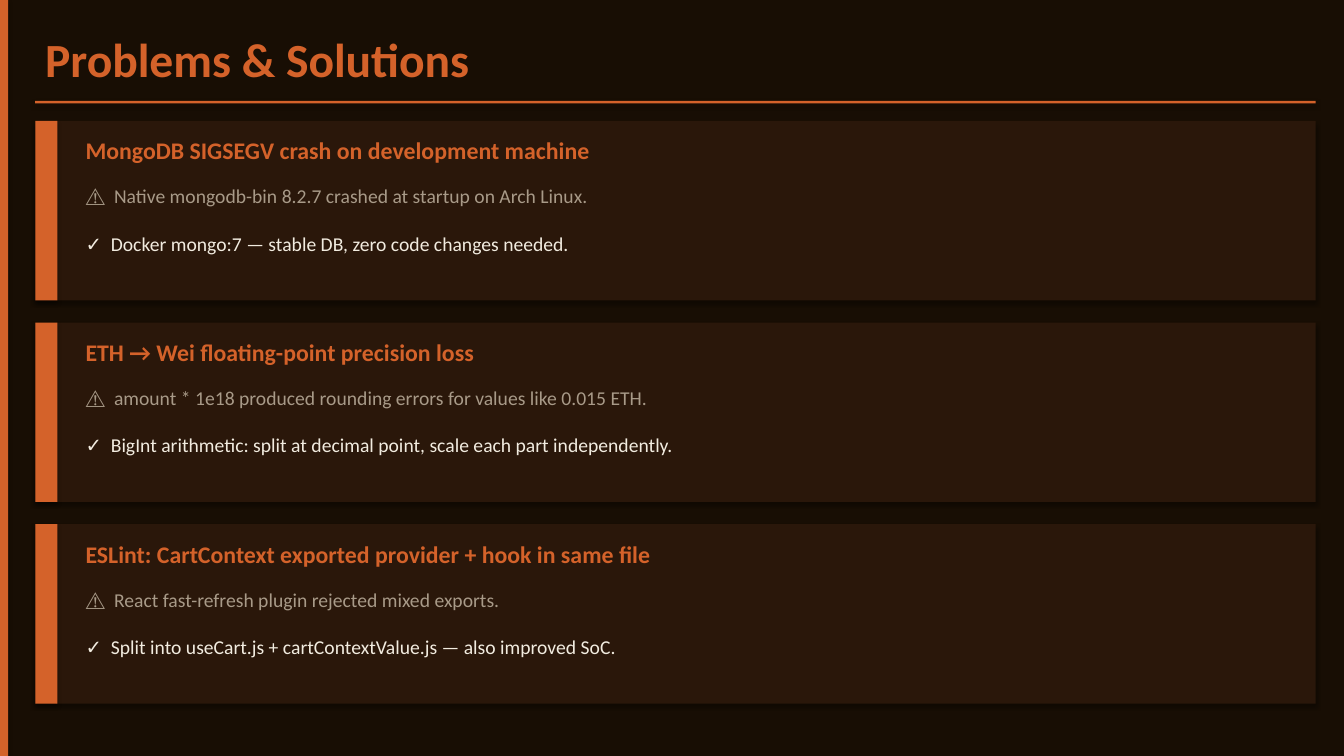
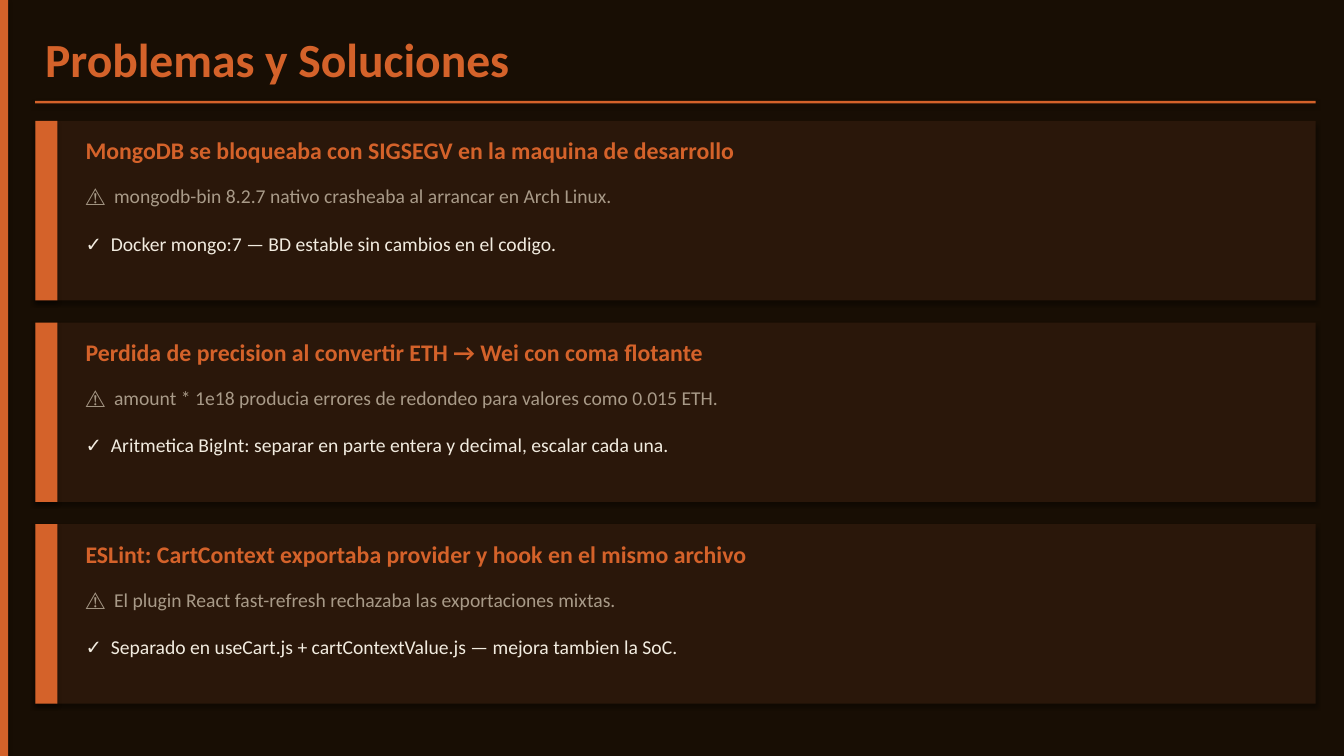
Before and after one commit to Castor909/projecte-intermodular, a slide deck: slide 9 of docs/VinylEth_Presentation.pptx. Drawn at 1344x756 pixels with LibreOffice and Linux fonts; fonts in the diff are those of the drawing. Boxes give left, top, right and bottom in pixels: in the first picture for what was removed or moved away, otherwise in the second. Text is boxed around its words. In the diff, an @@ line names an element or a change of style, - is before the commit and + after.

Commit message:
fix: update presentation text to Spanish for final project report

```diff
--- a/docs/VinylEth_Presentation.pptx
+++ b/docs/VinylEth_Presentation.pptx
@@ text at (x1=45, y1=43, x2=509, y2=85): text changed @@
-Problems & Solutions
+Problemas y Soluciones
@@ text at (x1=86, y1=142, x2=734, y2=163): text changed @@
-MongoDB SIGSEGV crash on development machine
+MongoDB se bloqueaba con SIGSEGV en la maquina de desarrollo
@@ text at (x1=114, y1=189, x2=612, y2=207): text changed @@
-⚠ Native mongodb-bin 8.2.7 crashed at startup on Arch Linux.
+⚠ mongodb-bin 8.2.7 nativo crasheaba al arrancar en Arch Linux.
@@ text at (x1=111, y1=237, x2=556, y2=255): text changed @@
-✓ Docker mongo:7 — stable DB, zero code changes needed.
+✓ Docker mongo:7 — BD estable sin cambios en el codigo.
@@ text at (x1=86, y1=344, x2=702, y2=365): text changed @@
-ETH → Wei floating-point precision loss
+Perdida de precision al convertir ETH → Wei con coma flotante
@@ text at (x1=114, y1=391, x2=718, y2=408): text changed @@
-⚠ amount * 1e18 produced rounding errors for values like 0.015 ETH.
+⚠ amount * 1e18 producia errores de redondeo para valores como 0.015 ETH.
@@ text at (x1=111, y1=438, x2=668, y2=456): text changed @@
-✓ BigInt arithmetic: split at decimal point, scale each part independently.
+✓ Aritmetica BigInt: separar en parte entera y decimal, escalar cada una.
@@ text at (x1=86, y1=546, x2=746, y2=567): text changed @@
-ESLint: CartContext exported provider + hook in same file
+ESLint: CartContext exportaba provider y hook en el mismo archivo
@@ text at (x1=114, y1=593, x2=615, y2=611): text changed @@
-⚠ React fast-refresh plugin rejected mixed exports.
+⚠ El plugin React fast-refresh rechazaba las exportaciones mixtas.
@@ text at (x1=111, y1=640, x2=677, y2=658): text changed @@
-✓ Split into useCart.js + cartContextValue.js — also improved SoC.
+✓ Separado en useCart.js + cartContextValue.js — mejora tambien la SoC.
```
Also in this commit, not shown: 9 other slides changed, 2 slides added, 2 slides removed, 1 other file.
